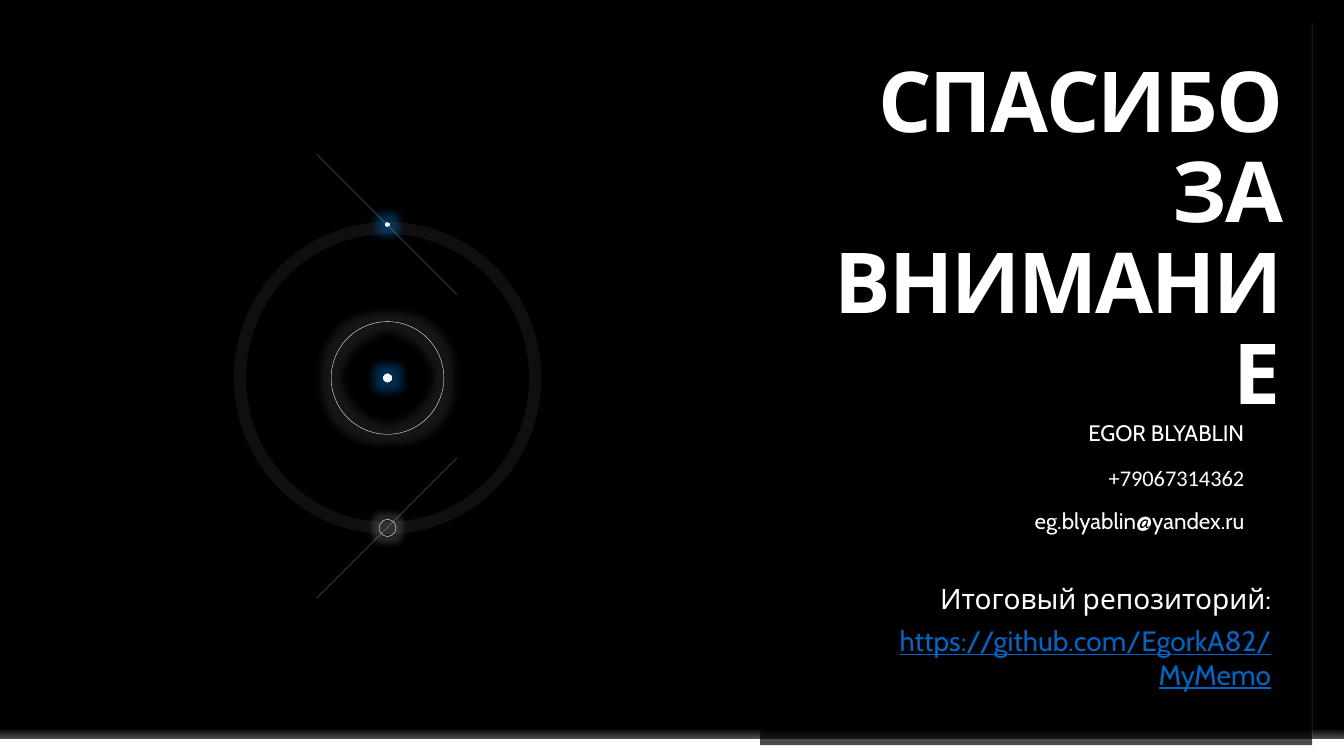
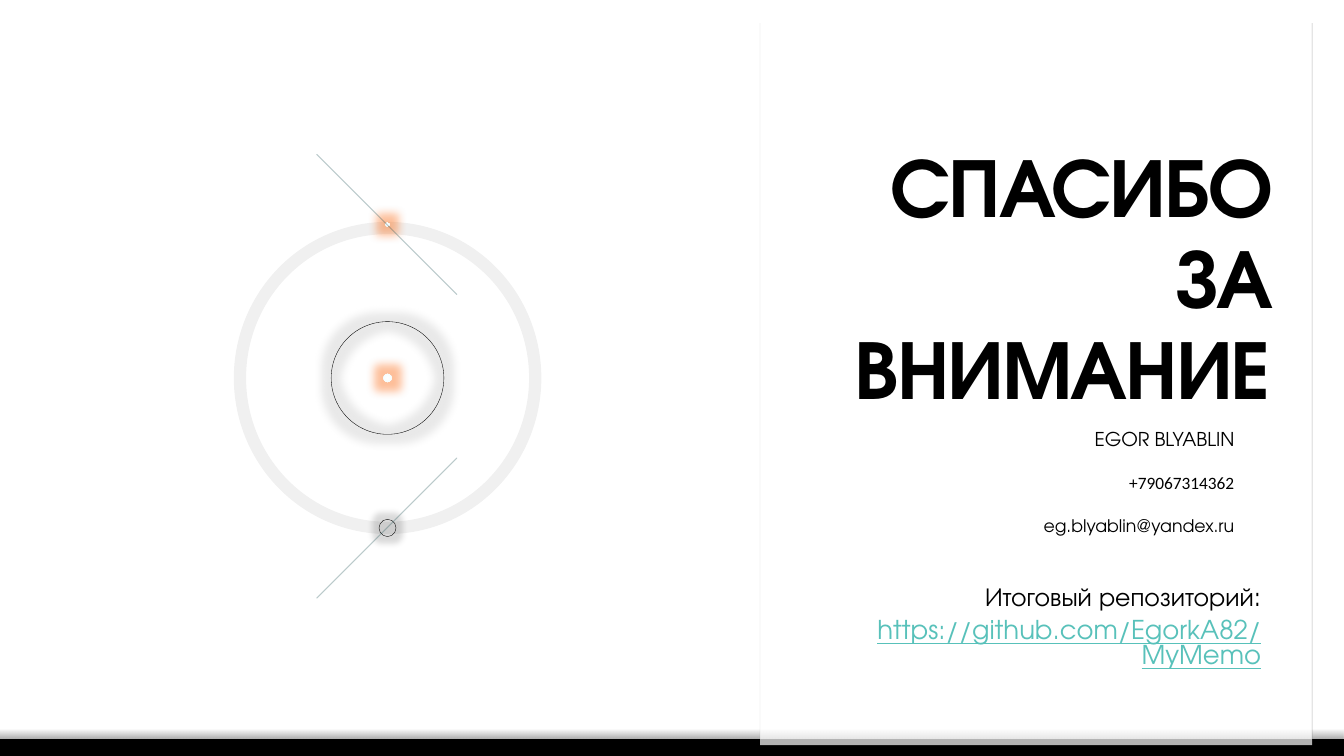
Before and after one commit to EgorBlyablin/MyMemo, a slide deck: slide 16 of MyMemo.pptx. Drawn at 1344x756 pixels with LibreOffice and Linux fonts; fonts in the diff are those of the drawing; background and template pictures are left out. Boxes give left, top, right and bottom in pixels: in the first picture for what was removed or moved away, otherwise in the second. Text is boxed around its words. In the diff, an @@ line names an element or a change of style, - is before the commit and + after.

```diff
--- a/MyMemo.pptx
+++ b/MyMemo.pptx
@@ background #000000 to #FFFFFF @@
@@ rectangle at (x1=760, y1=23, x2=1313, y2=262): fill #000000 at 94% opacity to #FFFFFF at 94% opacity @@
@@ line (760, 23) - (760, 739): stroke #F2F2F2 0.25 pt to #000000 0.25 pt @@
@@ line (1313, 23) - (1313, 739): stroke #F2F2F2 0.25 pt to #000000 0.25 pt @@
@@ line (1313, 23) - (1313, 739): stroke #F2F2F2 0.25 pt to #000000 0.25 pt @@
@@ line (457, 294) - (317, 154): stroke #E7E6E6 0.5 pt to #1E5155 0.75 pt @@
@@ title "СПАСИБО ЗА ВНИМАНИЕ" at (x1=854, y1=159, x2=1273, y2=399): font Cabin to TeX Gyre Adventor, text colour #FFFFFF to #000000 @@
@@ ellipse at (x1=240, y1=228, x2=535, y2=528): outline #FFFFFF 8.75 pt to #000000 8.75 pt @@
@@ ellipse at (x1=386, y1=223, x2=390, y2=227): fill gradient #FFFFFF to #F7FFFF to #C1E4FF to gradient #FFFFFF to #F7FFFF to #FBE0CF @@
@@ rectangle at (x1=760, y1=262, x2=1313, y2=745): fill #000000 at 70% opacity to #FFFFFF at 70% opacity @@
@@ ellipse at (x1=332, y1=322, x2=445, y2=435): outline #FFFFFF 0.25 pt to #000000 0.25 pt @@
@@ ellipse at (x1=383, y1=374, x2=391, y2=382): fill gradient #FFFFFF to #F7FFFF to #C1E4FF to gradient #FFFFFF to #F7FFFF to #FBE0CF @@
@@ subtitle "EGOR BLYABLIN" at (x1=1095, y1=431, x2=1235, y2=447): size 16 to 13.6 pt, font Cabin to TeX Gyre Adventor, text colour #FFFFFF to #000000; line spacing 0.9 to 1 @@
@@ line (317, 598) - (457, 458): stroke #E7E6E6 0.5 pt to #1E5155 0.75 pt @@
@@ text "+79067314362" at (x1=1129, y1=477, x2=1234, y2=489): size 16 to 12.4 pt, text colour #FFFFFF to #000000; line spacing 0.9 to 1 @@
@@ ellipse at (x1=379, y1=519, x2=396, y2=536): outline #FFFFFF 0.25 pt to #000000 0.25 pt @@
@@ text "eg.blyablin@yandex.ru" at (x1=1044, y1=519, x2=1234, y2=536): size 16 to 12.4 pt, font Cabin to TeX Gyre Adventor, text colour #FFFFFF to #000000; line spacing 0.9 to 1 @@
@@ text "Итоговый репозиторий:" at (x1=877, y1=588, x2=1262, y2=669): size 20 to 18.5 pt, font Cabin to TeX Gyre Adventor; text colour #FFFFFF to #000000 in "Итоговый репозиторий:"; text colour #0563C1 to #58C1BA in "https://github.com/EgorkA82/MyMemo"; line spacing 1 to 0.8 @@
@@ rectangle at (x1=0, y1=722, x2=1344, y2=739): fill gradient #FFFFFF to gradient #000000 @@
@@ rectangle at (x1=0, y1=739, x2=1344, y2=756): fill #FFFFFF to #000000 @@
```
Also in this commit, not shown: 15 other slides changed, 1 other file.
